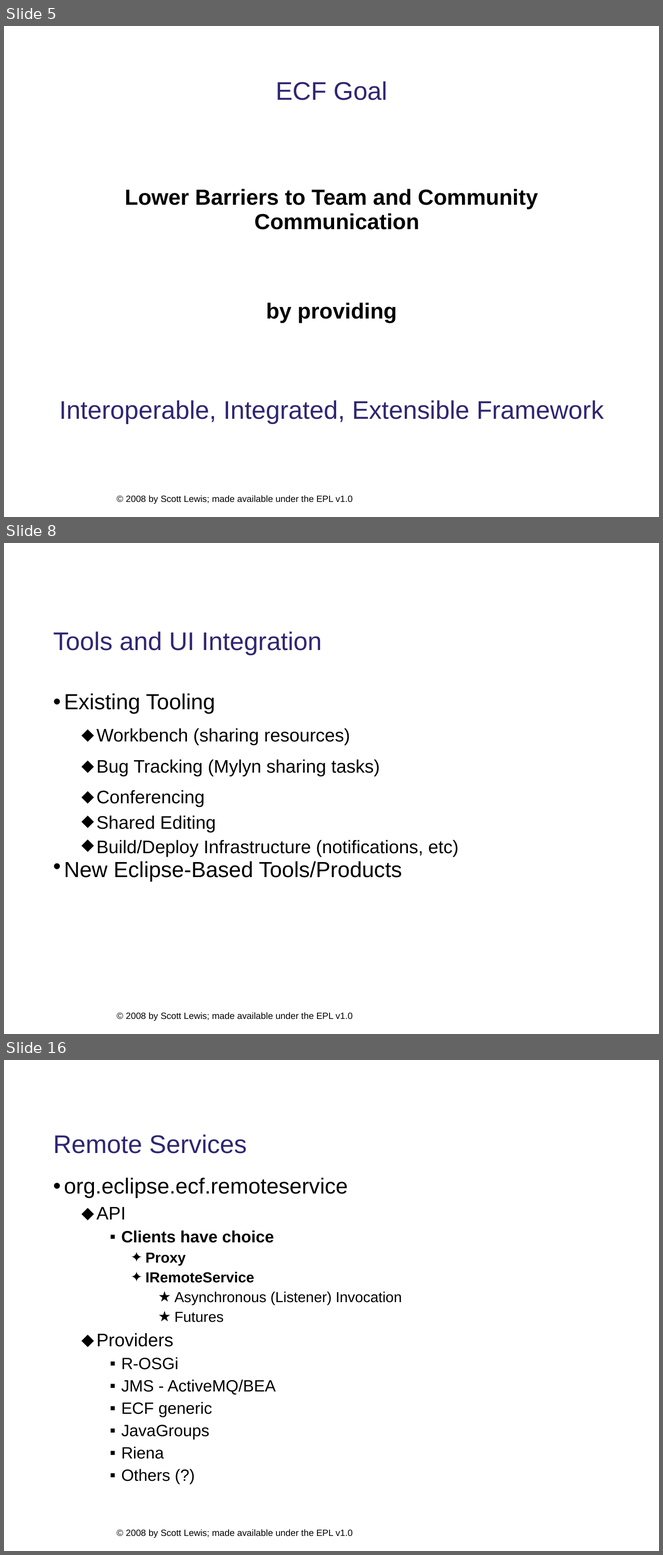
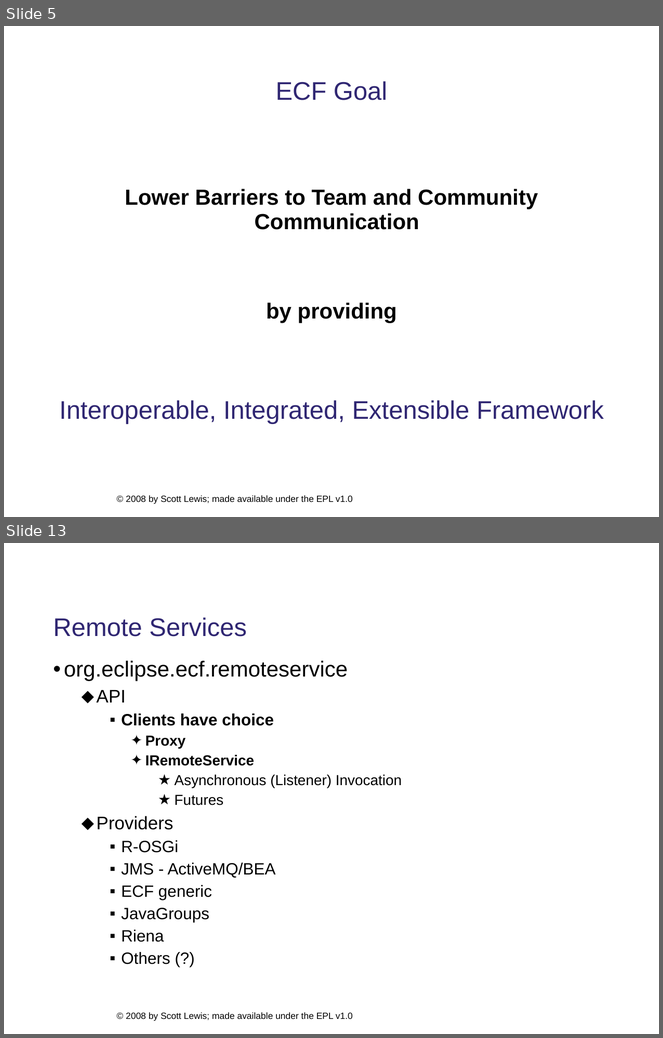
Before and after one commit to eclipse/ecf-website, a slide deck: presentations/eclipsecon2008/longtalk134/ecf_eclipsecon2008_134.ppt. Shown one above the other, each under a label of ours: slides 5, 8 and 16 before the commit, slides 5 and 13 after it; the slides between them are not shown. The pictures are 663x1555 and 663x1038 pixels, drawn with LibreOffice and Linux fonts; fonts in the diff are those of the drawing; background and template pictures are left out. Boxes give left, top, right and bottom in pixels: in the first picture for what was removed or moved away, otherwise in the second. Text is boxed around its words. In the diff, an @@ line names an element or a change of style, - is before the commit and + after.

```diff
--- a/presentations/eclipsecon2008/longtalk134/ecf_eclipsecon2008_134.ppt
+++ b/presentations/eclipsecon2008/longtalk134/ecf_eclipsecon2008_134.ppt
@@ slide 8 removed at (4, 543, 659, 1034), background #FFFFFF; not listed: 1 template element that a slide beside it also shows @@
@@ title removed at (53, 631, 322, 655) @@
-Tools and UI Integration
@@ text removed at (64, 693, 458, 882) @@
-• Existing Tooling
-  ⬥ Workbench (sharing resources)
-  ⬥ Bug Tracking (Mylyn sharing tasks)
-  ⬥ Conferencing
-  ⬥ Shared Editing
-  ⬥ Build/Deploy Infrastructure (notifications, etc)
-• New Eclipse-Based Tools/Products
@@ what was slide 16 is now slide 13 @@
```
Also in this commit, not shown: 6 slides changed, 3 slides added, 6 other slides removed, 1 other file.
